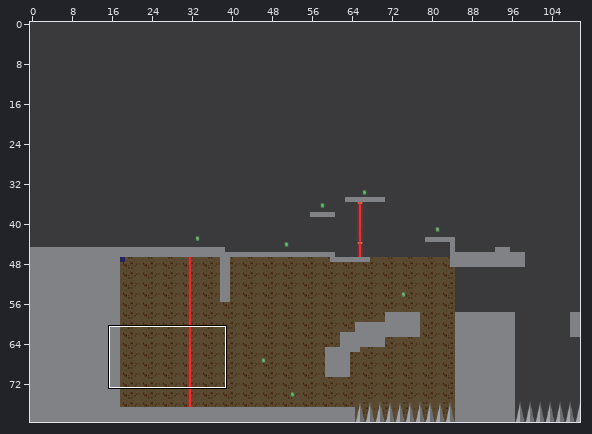
Two versions of a level (Tiled map (JSON), assets/Tilemaps/Map2.json). The first picture is a wide view before the edit; the outline marks the close-up.
Close-up. Earlier state:
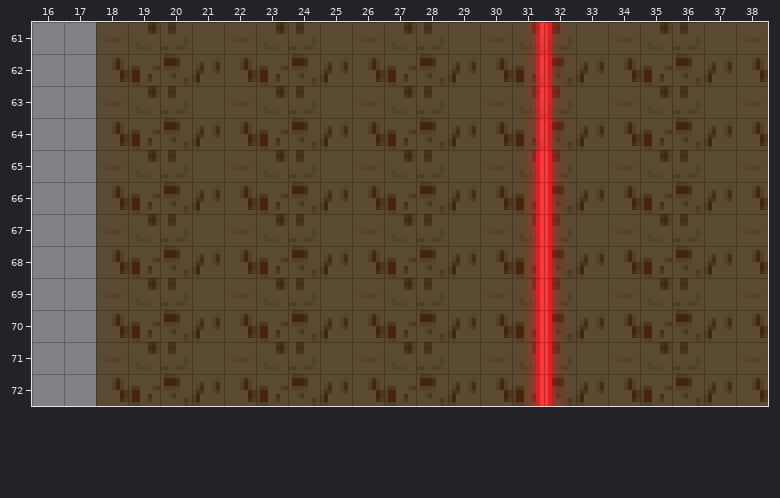
Cells are 8x8 px. Shown: x 16..38, y 61..72. The commit also changed other parts of the map, which this record leaves out.
And afterwards:
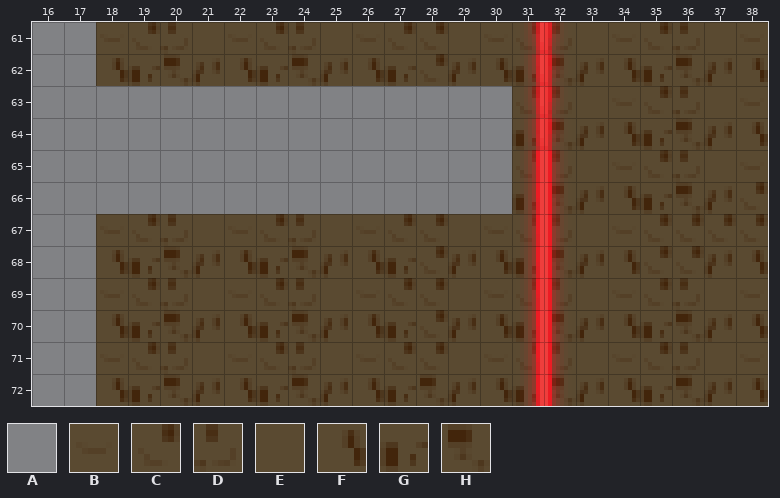
Key: from "tileset1": A 3, B 32, C 33, D 34, E 35, F 40, G 41, H 42.
_ is an empty cell, # one hidden under a higher layer.
From old to new:
{"where": "layer \"BG\""}
{"y":61,"x":28,"old":"D","new":"C"}
{"y":62,"x":28,"old":"H","new":"C"}
{"y":63,"x":28,"old":"D","new":"#"}
{"y":64,"x":28,"old":"H","new":"#"}
{"y":65,"x":28,"old":"D","new":"#"}
{"y":66,"x":28,"old":"H","new":"#"}
{"y":66,"x":38,"old":"F","new":"C"}
{"y":67,"x":28,"old":"D","new":"C"}
{"y":67,"x":36,"old":"DEB","new":"CCC"}
{"y":68,"x":28,"old":"H","new":"C"}
{"y":68,"x":35,"old":"GH","new":"CC"}
{"y":69,"x":28,"old":"D","new":"C"}
{"y":70,"x":28,"old":"H","new":"C"}
{"y":71,"x":28,"old":"D","new":"C"}
{"where": "layer \"Terrain\""}
{"y":63,"x":18,"old":"_____________","new":"AAAAAAAAAAAAA"}
{"y":64,"x":18,"old":"_____________","new":"AAAAAAAAAAAAA"}
{"y":65,"x":18,"old":"_____________","new":"AAAAAAAAAAAAA"}
{"y":66,"x":18,"old":"_____________","new":"AAAAAAAAAAAAA"}
{"label":"changed","picture_box":[96,22,512,370]}
{"label":"changed","picture_box":[640,182,768,278]}
